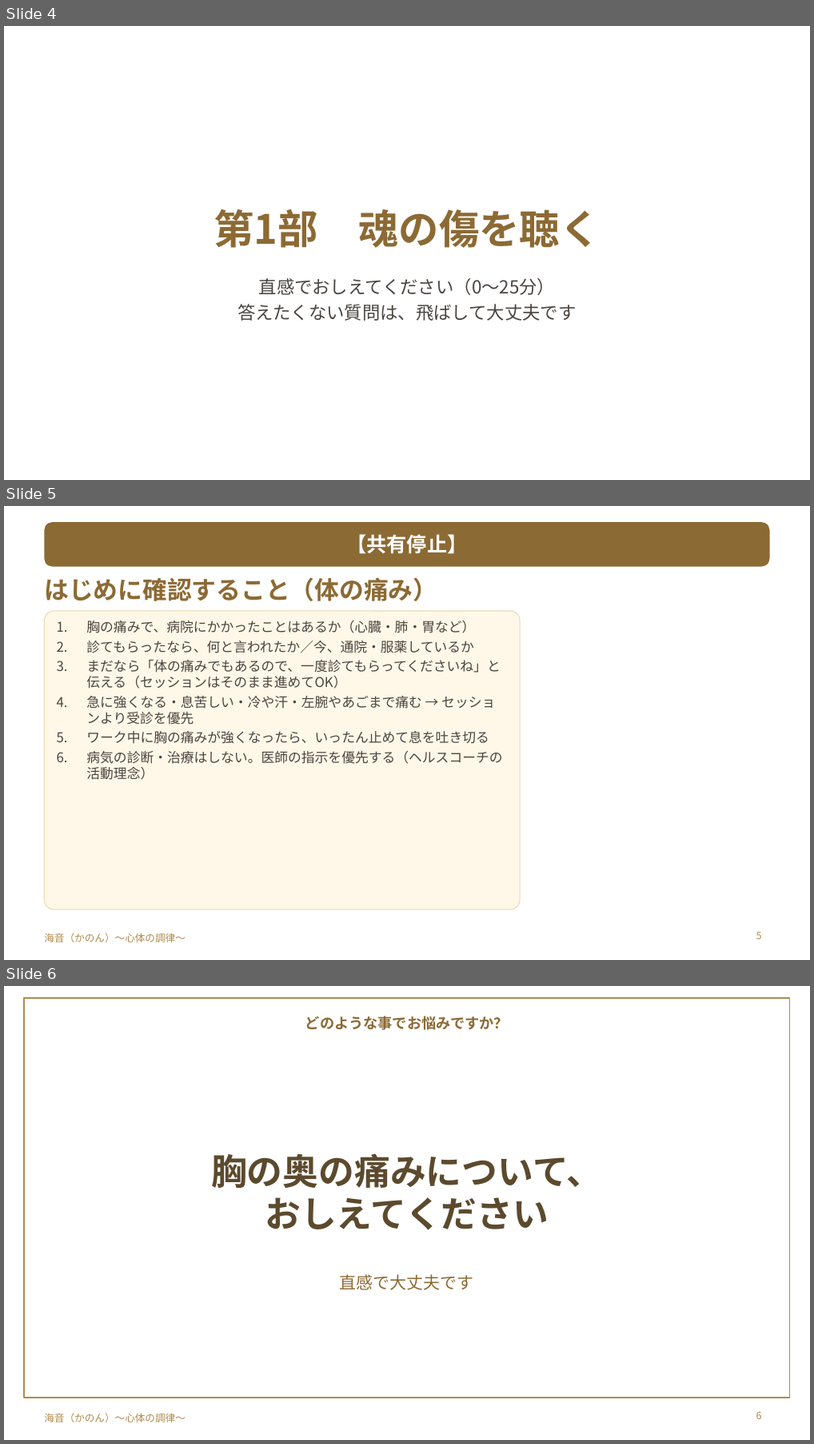
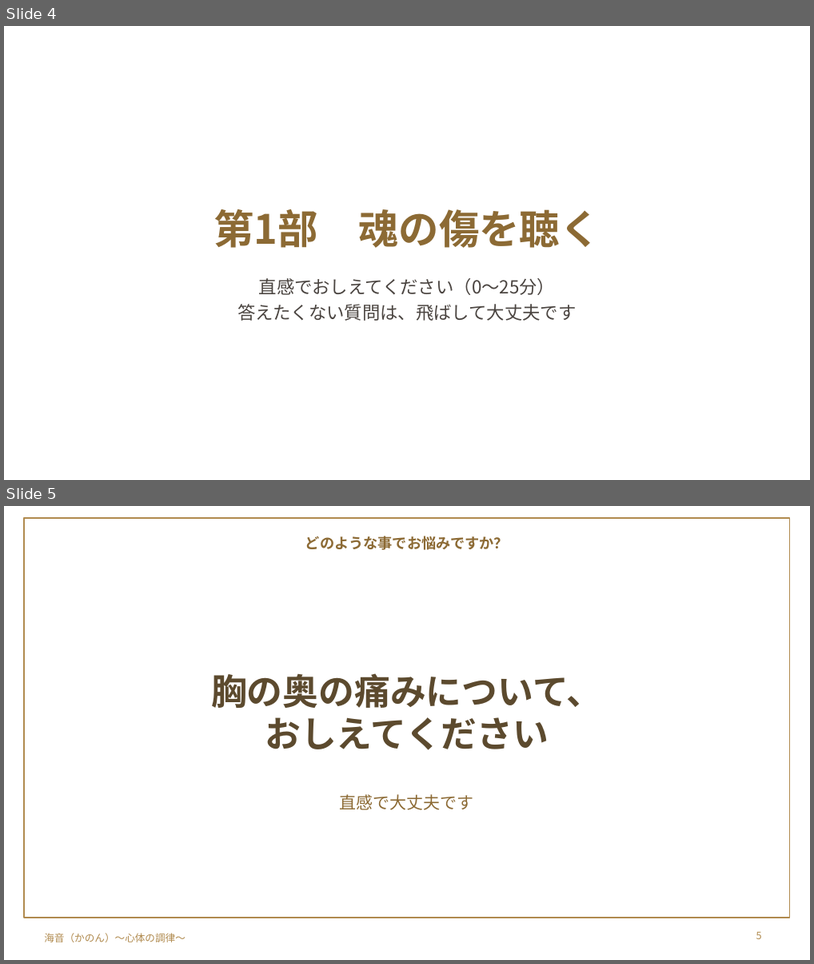
Before and after one commit to y-takahashi-cmd/MyBrain, a slide deck: 20_Projects/海音_心体の調律/タマラ/髙瀨三由紀さん/20261102_髙瀨三由紀さん_胸の奥の痛みをほどく単発セッション.pptx. Shown one above the other, each under a label of ours: slides 4, 5 and 6 before the commit, slides 4 and 5 after it. The pictures are 814x1444 and 814x964 pixels, drawn with LibreOffice and Linux fonts; fonts in the diff are those of the drawing; background and template pictures are left out. Boxes give left, top, right and bottom in pixels: in the first picture for what was removed or moved away, otherwise in the second. Text is boxed around its words. In the diff, an @@ line names an element or a change of style, - is before the commit and + after.

```diff
--- a/20_Projects/海音_心体の調律/タマラ/髙瀨三由紀さん/20261102_髙瀨三由紀さん_胸の奥の痛みをほどく単発セッション.pptx
+++ b/20_Projects/海音_心体の調律/タマラ/髙瀨三由紀さん/20261102_髙瀨三由紀さん_胸の奥の痛みをほどく単発セッション.pptx
@@ slide 5 removed at (4,506,810,960), background #FFFFFF; not listed: 1 template element that a slide beside it also shows @@
@@ rounded rectangle removed at (44,522,770,567) @@
@@ text removed at (346,534,467,554) @@
-【共有停止】
@@ text removed at (44,577,438,601) @@
-はじめに確認すること（体の痛み）
@@ rounded rectangle removed at (44,611,520,909) @@
@@ text removed at (86,620,502,780) @@
-1. 胸の痛みで、病院にかかったことはあるか（心臓・肺・胃など）
-2. 診てもらったなら、何と言われたか／今、通院・服薬しているか
-3. まだなら「体の痛みでもあるので、一度診てもらってくださいね」と伝える（セッションはそのまま進めてOK）
-4. 急に強くなる・息苦しい・冷や汗・左腕やあごまで痛む → セッションより受診を優先
-5. ワーク中に胸の痛みが強くなったら、いったん止めて息を吐き切る
-6. 病気の診断・治療はしない。医師の指示を優先する（ヘルスコーチの活動理念）
@@ page number removed at (757,931,762,939) @@
-5
@@ what was slide 6 is now slide 5 @@
@@ page number at (757,931,762,939): text changed @@
-6
+5
```
Also in this commit, not shown: 1 other slide removed, 1 other file.
